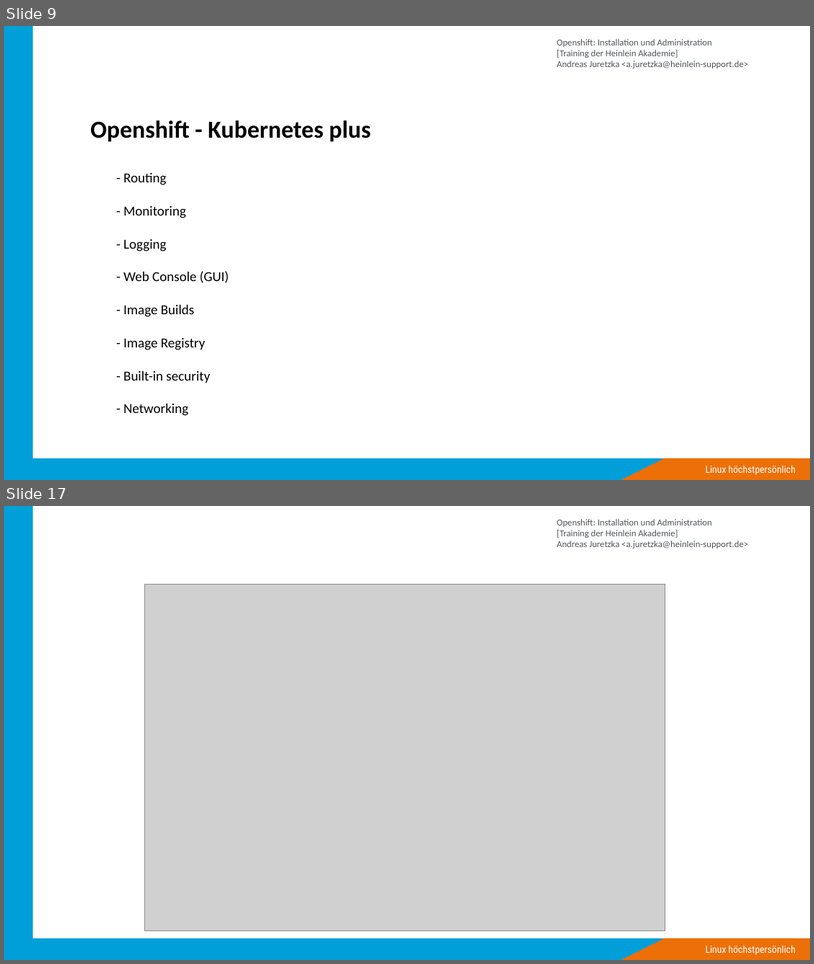
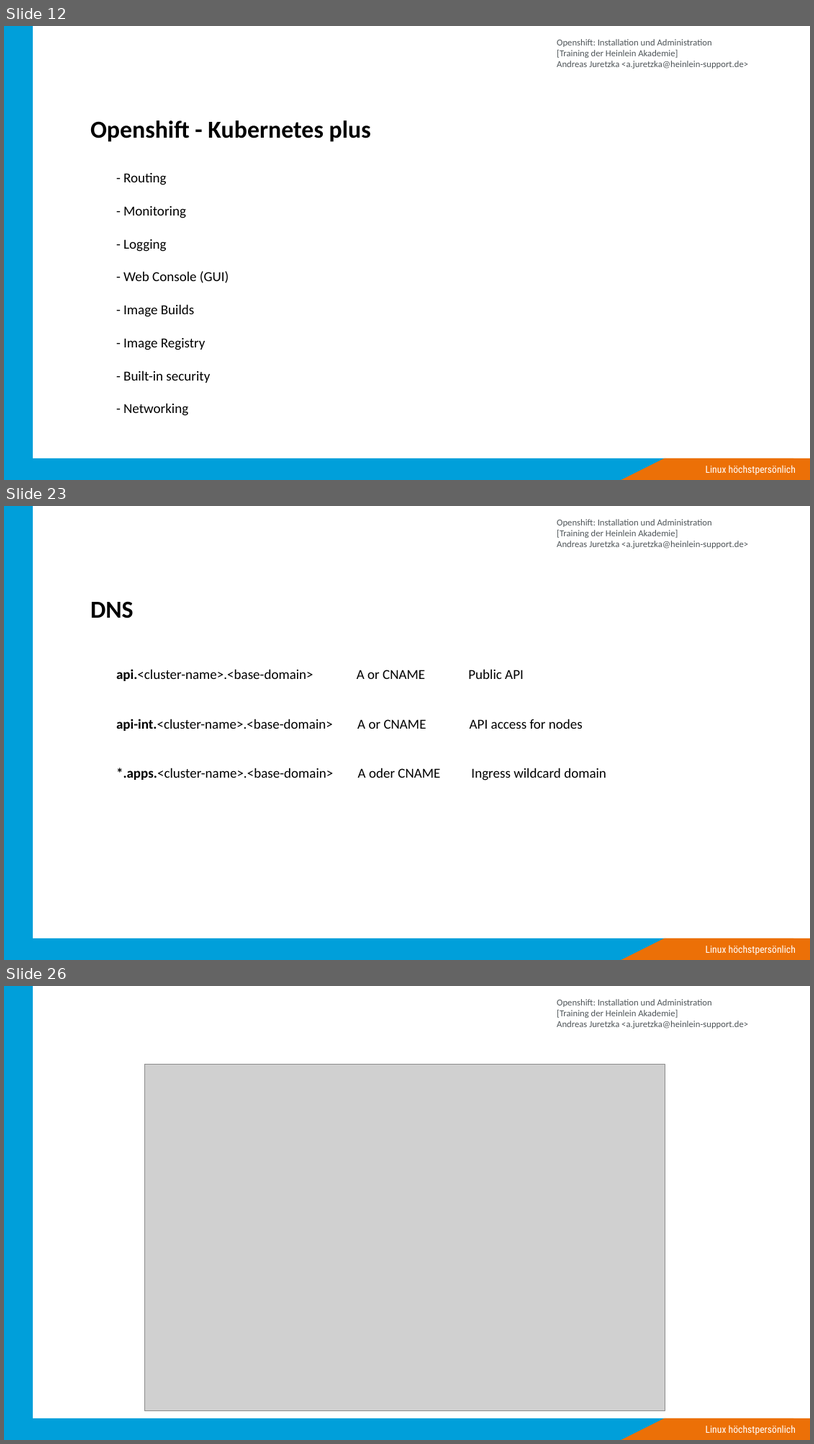
Before and after one commit to ajayten/openshift-kurs-folien, a slide deck: kurs-folien.odp. Shown one above the other, each under a label of ours: slides 9 and 17 before the commit, slides 12, 23 and 26 after it; the slides between them are not shown. The pictures are 814x964 and 814x1444 pixels, drawn with LibreOffice and Linux fonts; fonts in the diff are those of the drawing; grey boxes stand for pictures; background and template pictures are left out. Boxes give left, top, right and bottom in pixels: in the first picture for what was removed or moved away, otherwise in the second. Text is boxed around its words. In the diff, an @@ line names an element or a change of style, - is before the commit and + after.

```diff
--- a/kurs-folien.odp
+++ b/kurs-folien.odp
@@ slide 23 added at <box>4,506,810,960</box>, background #FFFFFF; not listed: 5 template elements that a slide beside it also shows @@
@@ title added at <box>90,601,134,618</box>, 32 pt, text #000000, bold @@
+DNS
@@ text added at <box>116,669,607,780</box>, 18 pt, text #000000 @@
+api.<cluster-name>.<base-domain> A or CNAME Public API
+api-int.<cluster-name>.<base-domain> A or CNAME API access for nodes
+*.apps.<cluster-name>.<base-domain> A oder CNAME Ingress wildcard domain
@@ what was slide 9 is now slide 12 @@
@@ what was slide 17 is now slide 26 @@
```
Also in this commit, not shown: 10 slides changed, 48 other slides added, 6 slides removed, 1 other file.
